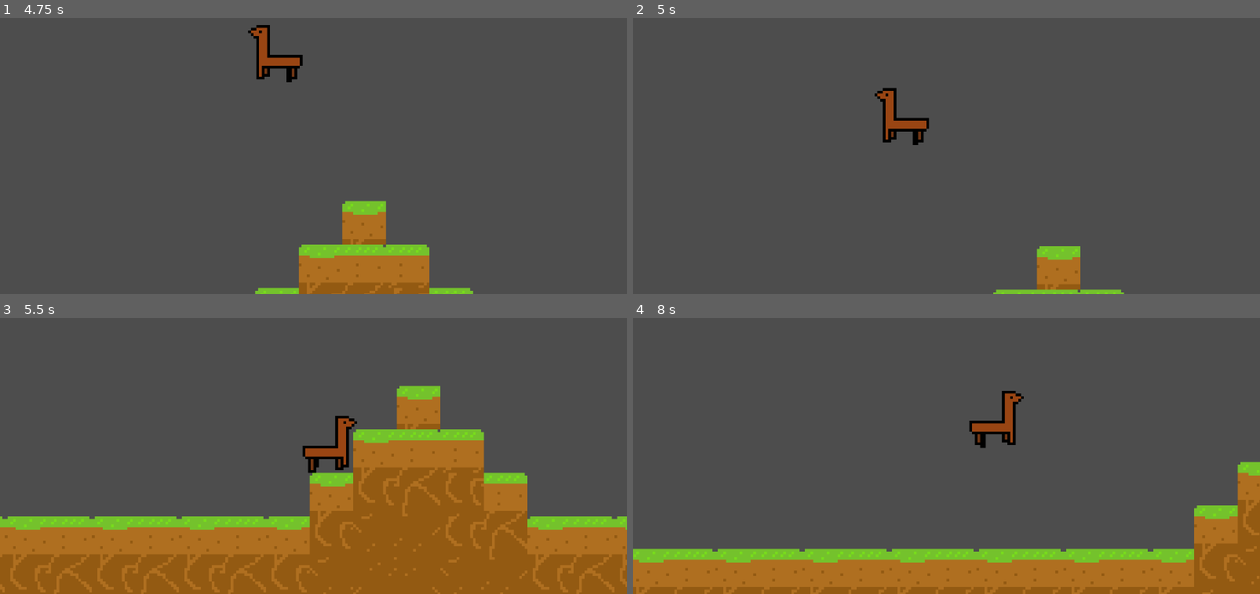
Above: before the commit, frames 1-4 (two rows, left to right).
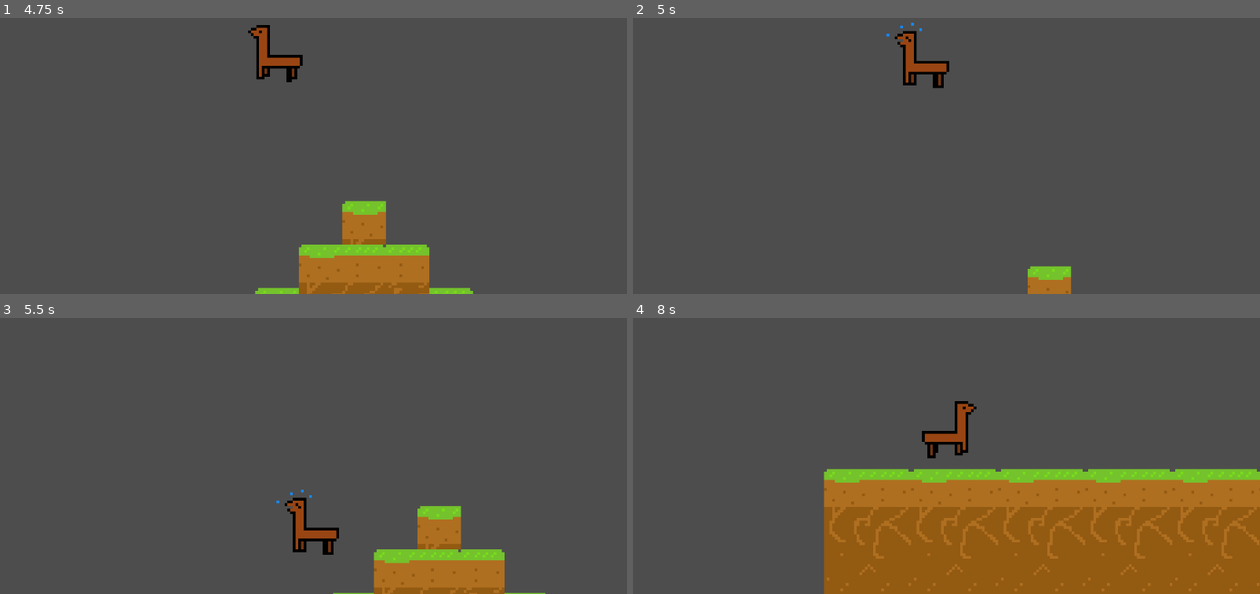
Above: after the commit, the same moments.

Repository: Leofm47/primeiro-teste-godot
Game: Godot game, scene res://scenes/main.tscn
The game is run twice, just before and just after one commit, with the same random seed, the same clock (stepped at 60 frames per second) and the same inputs.
Inputs:
- Up to frame 1 (4.75 s): tap Enter (ui_accept) at 0.5, 0.77, 1.52, 3.02, 3.77, 4.52 s; hold Right (ui_right) 0.53-2.03 s; hold Left (ui_left) 2.03-2.78 s; hold Right (ui_right) 2.78-4.28 s; hold Left (ui_left) from 4.28 s (still down)
- Up to frame 2 (5 s): keep holding Left (ui_left)
- Up to frame 3 (5.5 s): release Left (ui_left) at 5.03 s; hold Right (ui_right) from 5.03 s (still down)
- Up to frame 4 (8 s): release Right (ui_right) at 5.78 s; hold Left (ui_left) 5.78-7.28 s; tap Enter (ui_accept) at 6.02, 6.77, 7.52 s; hold Right (ui_right) from 7.28 s (still down)

Frame 1 is identical in both runs. In frame 2, 3.0% of the frame differs, in the area x 38-79%, y 1-100%; in frame 3, 38%, in the area x 0-100%, y 24-100%; in frame 4, 34%.

Commit message:
add death wall

Diff:
--- /dev/null
+++ b/scenes/DeathWall.tscn
@@ -0,0 +1,18 @@
+[gd_scene format=3 uid="uid://c5ux0nvocxsv7"]
+
+[ext_resource type="PackedScene" uid="uid://d0dtp6snq1q3b" path="res://scenes/killzone.tscn" id="1_8avs5"]
+[ext_resource type="Script" uid="uid://c7fisbcxnsqc1" path="res://scripts/limit.gd" id="1_jwjdv"]
+
+[sub_resource type="WorldBoundaryShape2D" id="WorldBoundaryShape2D_jwjdv"]
+normal = Vector2(1, 0)
+
+[node name="DeathWall" type="Area2D" unique_id=1625150700]
+script = ExtResource("1_jwjdv")
+
+[node name="killzone" parent="." unique_id=208205698 instance=ExtResource("1_8avs5")]
+damage = 100
+
+[node name="CollisionShape2D" type="CollisionShape2D" parent="killzone" unique_id=817138681]
+shape = SubResource("WorldBoundaryShape2D_jwjdv")
+
+[connection signal="body_entered" from="killzone" to="." method="_on_killzone_body_entered"]
--- a/scenes/main.tscn
+++ b/scenes/main.tscn
@@ -8,6 +8,7 @@
 [ext_resource type="Texture2D" uid="uid://cp6oks686bv32" path="res://assets/New Piskel (8).png" id="4_tefeu"]
 [ext_resource type="Texture2D" uid="uid://c5u7l7bn8t67k" path="res://assets/New Piskel (9).png" id="5_o6xl0"]
 [ext_resource type="Texture2D" uid="uid://cc0gym844a1qw" path="res://assets/New Piskel (10).png" id="6_tipki"]
+[ext_resource type="PackedScene" uid="uid://c5ux0nvocxsv7" path="res://scenes/DeathWall.tscn" id="9_85g3d"]
 
 [sub_resource type="TileSetAtlasSource" id="TileSetAtlasSource_1bvp3"]
 texture = ExtResource("2_tbgi4")
@@ -116,3 +117,7 @@
 
 [node name="trap3" parent="." unique_id=10993052 instance=ExtResource("4_o6xl0")]
 position = Vector2(438, 161)
+
+[node name="DeathWall" parent="." unique_id=1625150700 node_paths=PackedStringArray("player") instance=ExtResource("9_85g3d")]
+position = Vector2(6, 133)
+player = NodePath("../player")
--- /dev/null
+++ b/scripts/limit.gd
@@ -0,0 +1,31 @@
+extends Area2D
+
+@export var player: CharacterBody2D
+
+var base_speed := 40.0
+var acceleration := 0.05
+var max_speed := 250.0
+
+var max_progress := 0.0
+var start_x := 0.0
+
+
+func _ready():
+	start_x = player.global_position.x
+
+
+func _physics_process(delta):
+
+	if player == null:
+		return
+
+	var progress = player.global_position.x - start_x
+
+	# guarda apenas o maior progresso alcançado
+	if progress > max_progress:
+		max_progress = progress
+
+	var speed = base_speed + max_progress * acceleration
+	speed = clamp(speed, base_speed, max_speed)
+
+	global_position.x += speed * delta
Not shown, added: scripts/limit.gd.uid
